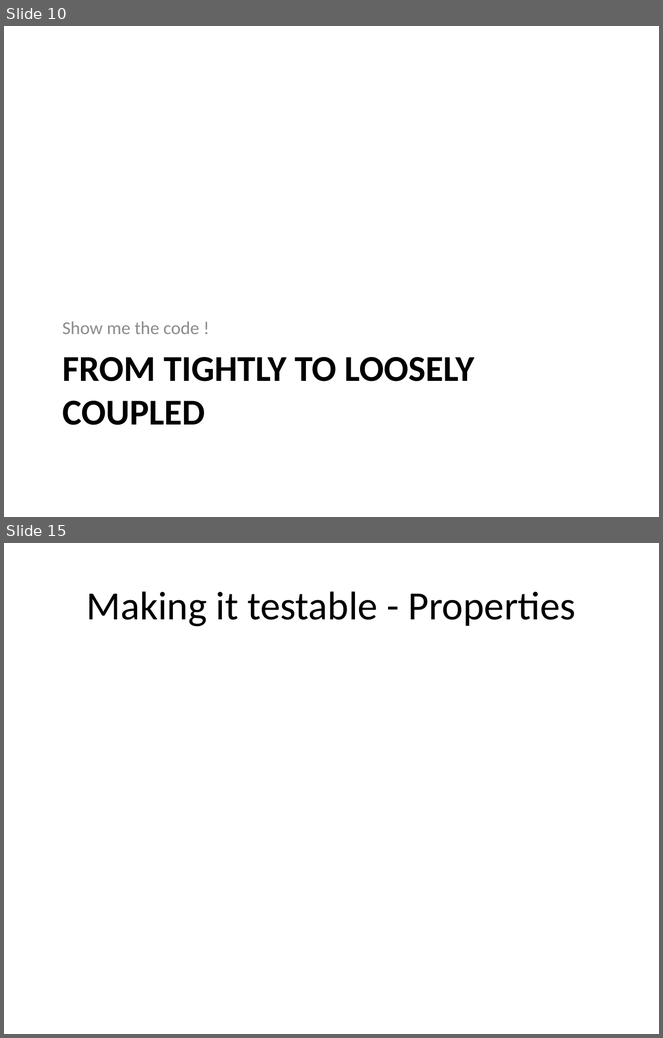
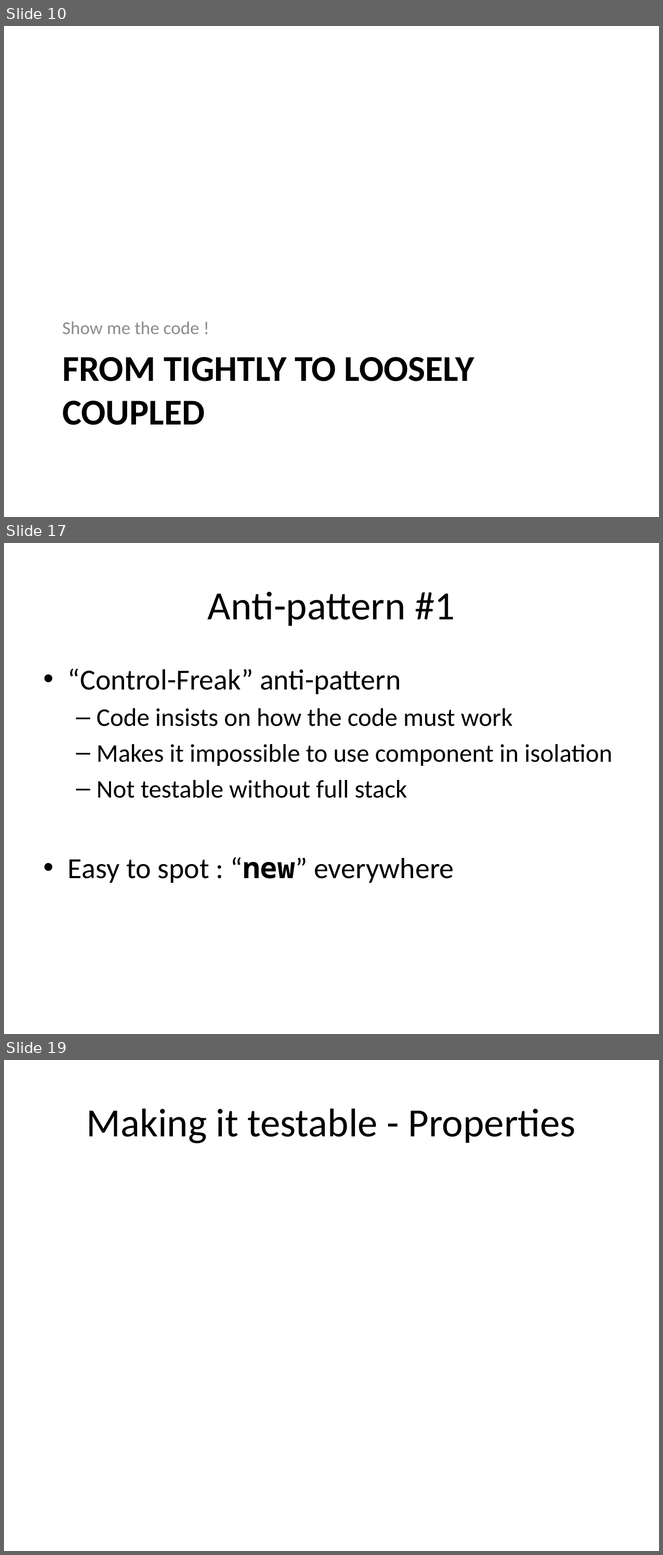
Before and after one commit to tsimbalar/DependencyInjectionTheRightWay, a slide deck: Dependency Injection - the right way.pptx. Shown one above the other, each under a label of ours: slides 10 and 15 before the commit, slides 10, 17 and 19 after it; the slides between them are not shown. The pictures are 663x1038 and 663x1555 pixels, drawn with LibreOffice and Linux fonts; fonts in the diff are those of the drawing. Boxes give left, top, right and bottom in pixels: in the first picture for what was removed or moved away, otherwise in the second. Text is boxed around its words. In the diff, an @@ line names an element or a change of style, - is before the commit and + after.

Commit message:
just introduced Control Freak in the presentation

```diff
--- a/Dependency Injection - the right way.pptx
+++ b/Dependency Injection - the right way.pptx
@@ slide 17 added at (x1=4, y1=543, x2=659, y2=1034), background #FFFFFF @@
@@ title added at (x1=208, y1=591, x2=455, y2=626), 44 pt, text #000000 @@
+Anti-pattern #1
@@ text added at (x1=68, y1=668, x2=612, y2=883), 28 pt, text #000000 @@
+• “Control-Freak” anti-pattern
+  – Code insists on how the code must work
+  – Makes it impossible to use component in isolation
+  – Not testable without full stack
+• Easy to spot : “new” everywhere
@@ what was slide 15 is now slide 19 @@
```
Also in this commit, not shown: 5 slides changed, 4 other slides added, 1 slide removed.
